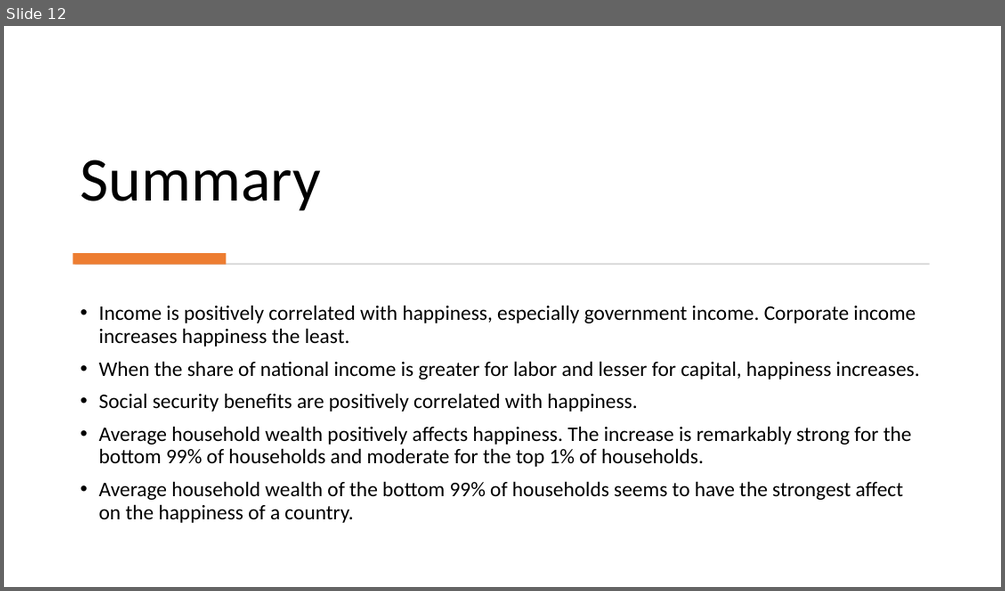
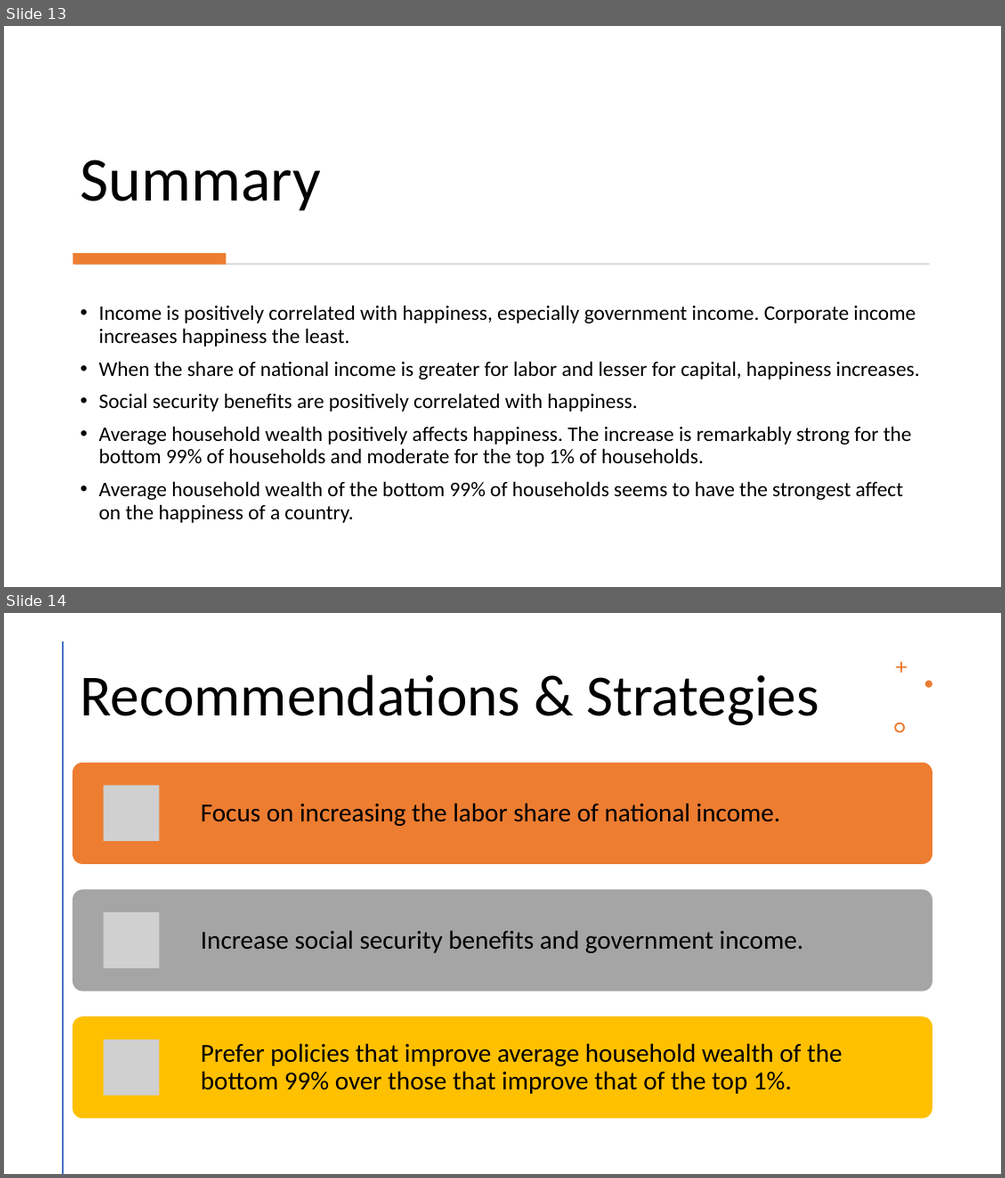
Before and after one commit to jordydickinson/world-inequality-and-happiness, a slide deck: presentation.pptx. Shown one above the other, each under a label of ours: slide 12 before the commit, slides 13 and 14 after it. The pictures are 1005x591 and 1005x1178 pixels, drawn with LibreOffice and Linux fonts; fonts in the diff are those of the drawing; grey boxes stand for pictures. Boxes give left, top, right and bottom in pixels: in the first picture for what was removed or moved away, otherwise in the second. Text is boxed around its words. In the diff, an @@ line names an element or a change of style, - is before the commit and + after.

```diff
--- a/presentation.pptx
+++ b/presentation.pptx
@@ slide 14 added at bbox=[4, 613, 1001, 1174], background #FFFFFF @@
@@ line added from (63, 642) to (63, 1173), #ED7D31 2 pt @@
@@ freeform shape added at bbox=[896, 662, 906, 673], fill #ED7D31 @@
@@ title added at bbox=[80, 674, 819, 726], 56 pt, text #000000 @@
+Recommendations & Strategies
@@ freeform shape added at bbox=[925, 681, 933, 688], fill #ED7D31 @@
@@ freeform shape added at bbox=[895, 722, 905, 732], fill #ED7D31 @@
@@ group added at bbox=[73, 763, 933, 1119]: 3 rounded rectangles, 3 pictures, 3 texts @@
+Focus on increasing the labor share of national income.
+Increase social security benefits and government income.
+Prefer policies that improve average household wealth of the bottom 99% over those that improve that of the top 1%.
@@ what was slide 12 is now slide 13 @@
```
Also in this commit, not shown: 8 slides changed, 1 other slide added.
